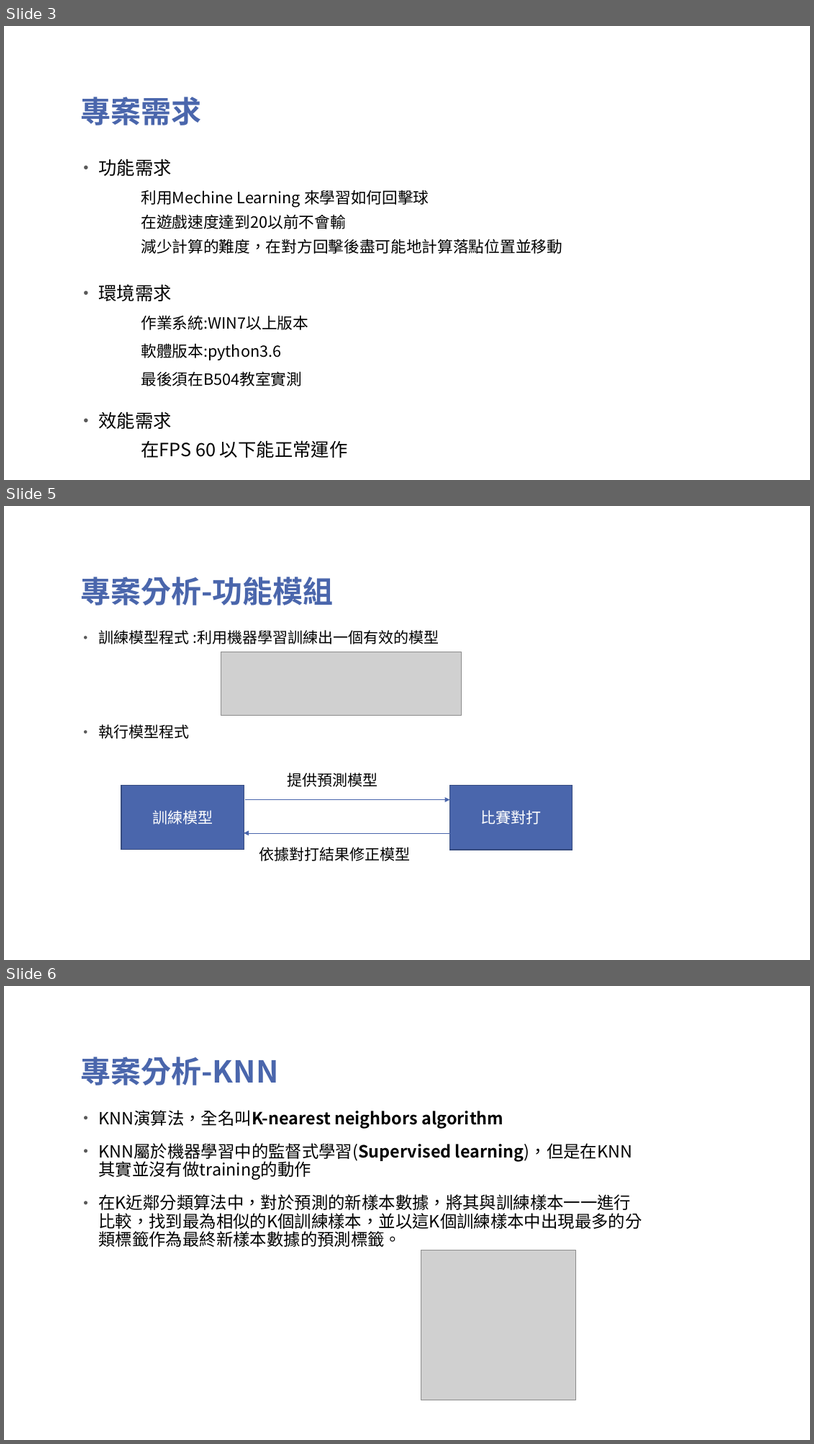
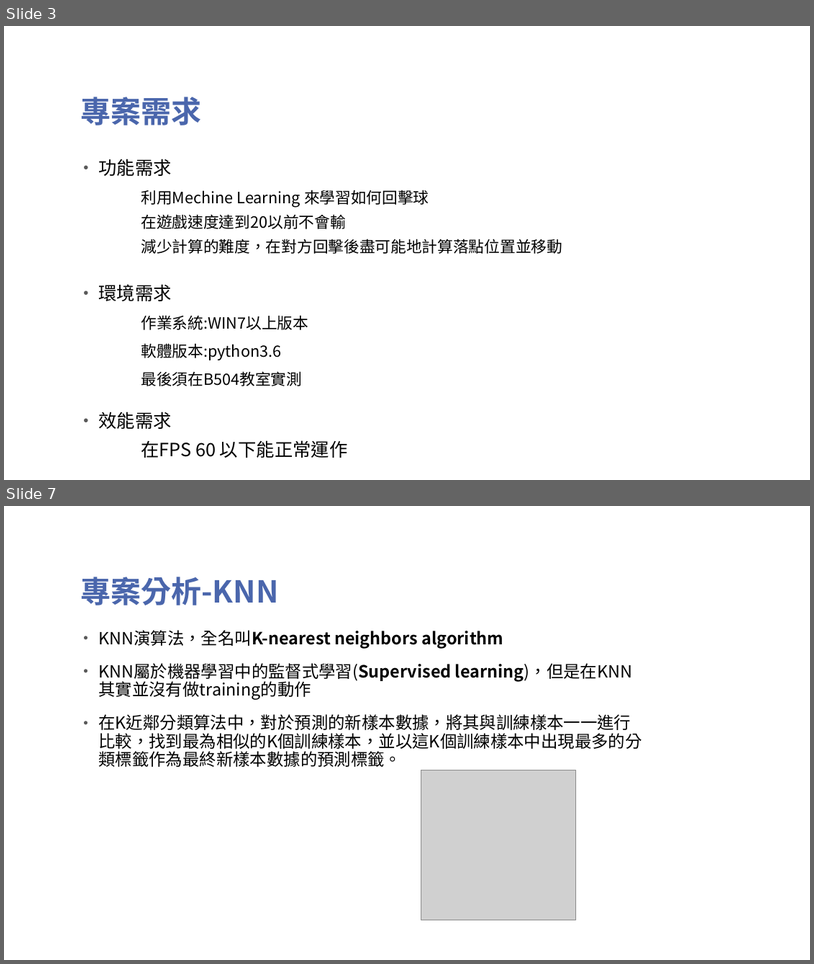
Before and after one commit to TsaiHaoWei/Machine-Learning, a slide deck: Finally project/Pingpong_第六組.pptx. Shown one above the other, each under a label of ours: slides 3, 5 and 6 before the commit, slides 3 and 7 after it; the slides between them are not shown. The pictures are 814x1444 and 814x964 pixels, drawn with LibreOffice and Linux fonts; fonts in the diff are those of the drawing; grey boxes stand for pictures; background and template pictures are left out. Boxes give left, top, right and bottom in pixels: in the first picture for what was removed or moved away, otherwise in the second. Text is boxed around its words. In the diff, an @@ line names an element or a change of style, - is before the commit and + after.

```diff
--- a/Finally project/Pingpong_第六組.pptx
+++ b/Finally project/Pingpong_第六組.pptx
@@ slide 5 removed at [4,506,810,960], background picture (left out) @@
@@ title removed at [80,577,334,605] @@
-專案分析-功能模組
@@ text removed at [98,630,439,739] @@
-  • 訓練模型程式 :利用機器學習訓練出一個有效的模型
-  • 執行模型程式
@@ picture removed at [221,651,461,716] @@
@@ rectangle removed at [121,785,244,849] @@
-訓練模型
@@ text removed at [287,772,378,787] @@
-提供預測模型
@@ rectangle removed at [450,785,572,849] @@
-比賽對打
@@ arrow removed from (245, 800) to (450, 800) @@
@@ arrow removed from (450, 833) to (244, 833) @@
@@ text removed at [259,847,410,861] @@
-依據對打結果修正模型
@@ what was slide 6 is now slide 7 @@
```
Also in this commit, not shown: 2 slides changed, 1 slide added, 1 other slide removed, 1 other file.
